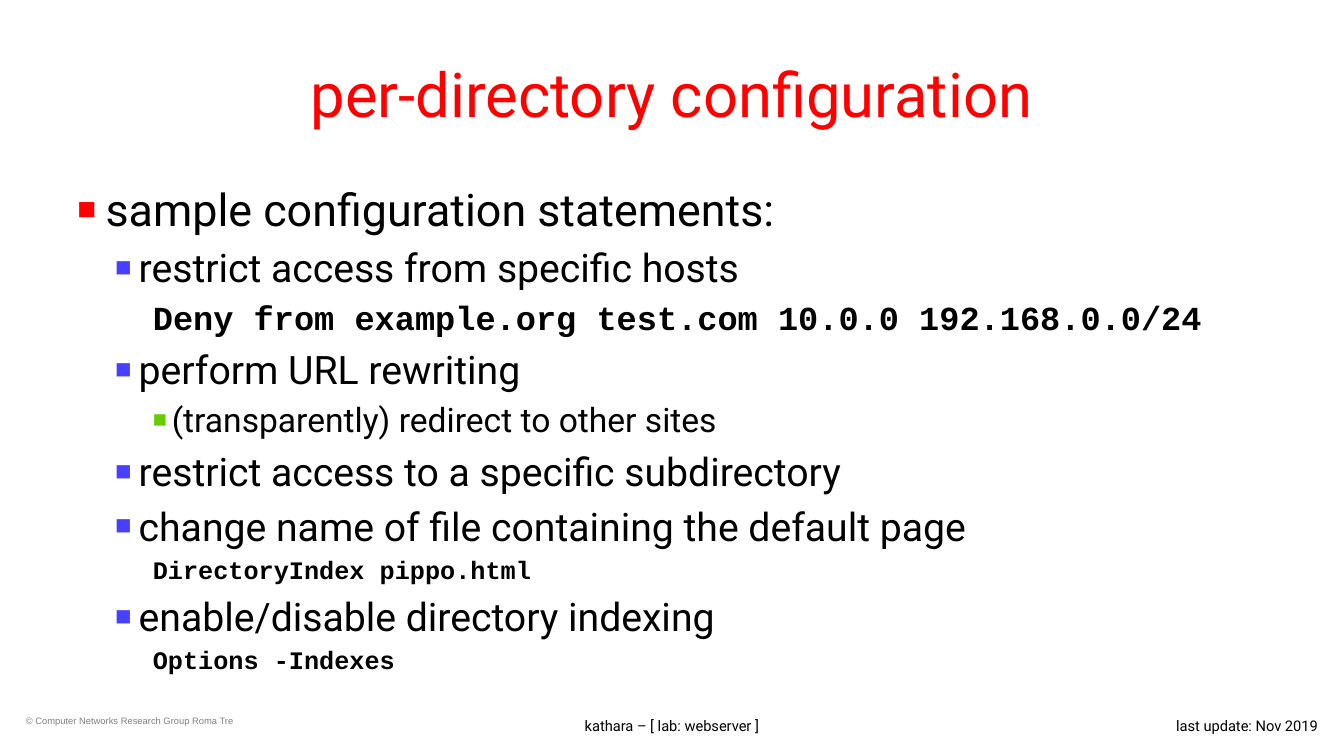
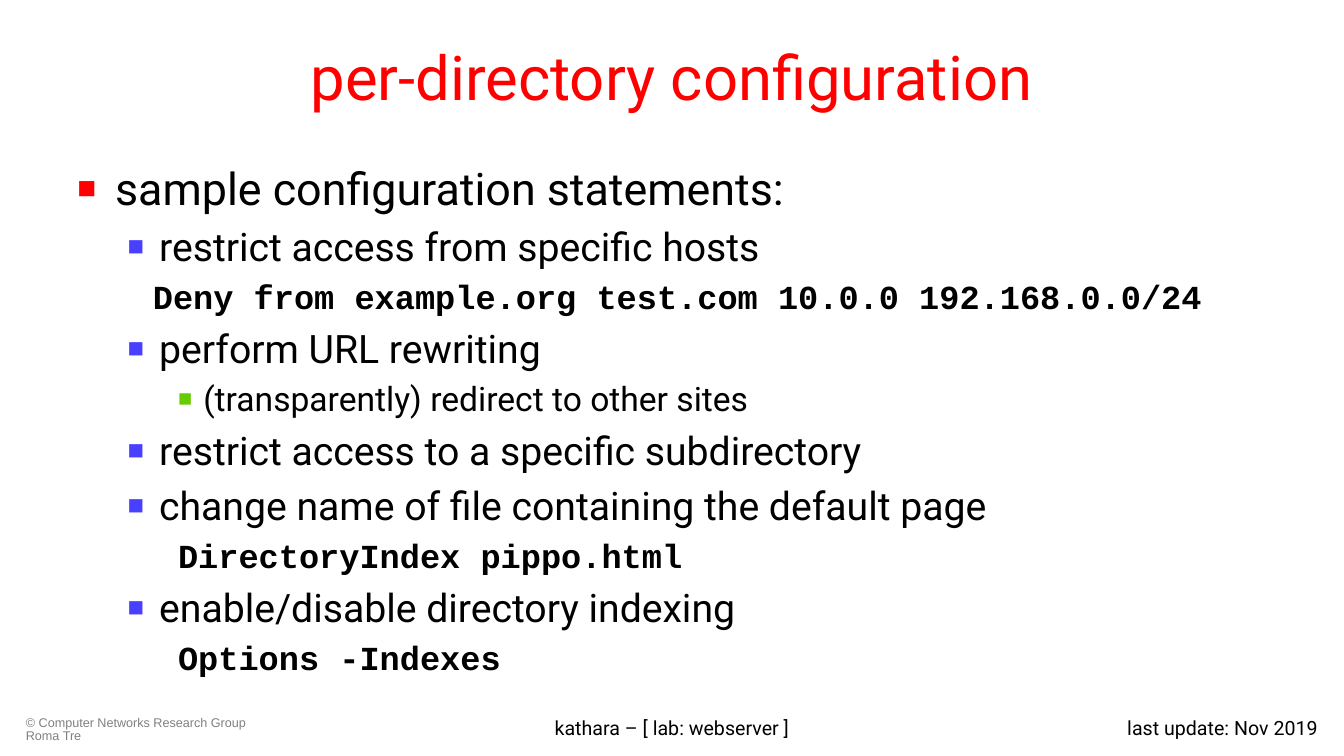
Before and after one commit to KatharaFramework/Kathara-Labs, a slide deck: slide 13 of main-labs/application-level/web-server/008-kathara-lab_web-server.pptx. Drawn at 1344x756 pixels with LibreOffice and Linux fonts; fonts in the diff are those of the drawing; background and template pictures are left out. Boxes give left, top, right and bottom in pixels: in the first picture for what was removed or moved away, otherwise in the second. Text is boxed around its words. In the diff, an @@ line names an element or a change of style, - is before the commit and + after.

Commit message:
Updated webserver slides

```diff
--- a/main-labs/application-level/web-server/008-kathara-lab_web-server.pptx
+++ b/main-labs/application-level/web-server/008-kathara-lab_web-server.pptx
@@ title "per-directory configuration": place and size @@
-title "per-directory configuration" at <box>311,70,1032,130</box>
+title "per-directory configuration" at <box>311,53,1032,113</box>
@@ text "sample configuration statements:": place and size @@
-text "sample configuration statements:" at <box>106,192,1201,675</box>
+text "sample configuration statements:" at <box>115,171,1201,677</box>
@@ text at <box>115,171,986,677</box>: size 18 to 24 pt in "DirectoryIndex pippo.html", "Options -Indexes"; indent changed; more space between paragraphs @@
@@ text "© Computer Networks Research Group ..." at <box>26,718,246,740</box>: size 6.8 to 9 pt @@
@@ text "kathara – [ lab: webserver ..." at <box>555,720,779,736</box>: size 10.5 to 14 pt @@
@@ text "last update: Nov 2019" at <box>1127,720,1318,739</box>: size 10.5 to 14 pt @@
```
Also in this commit, not shown: 12 other slides changed, 1 other file.
